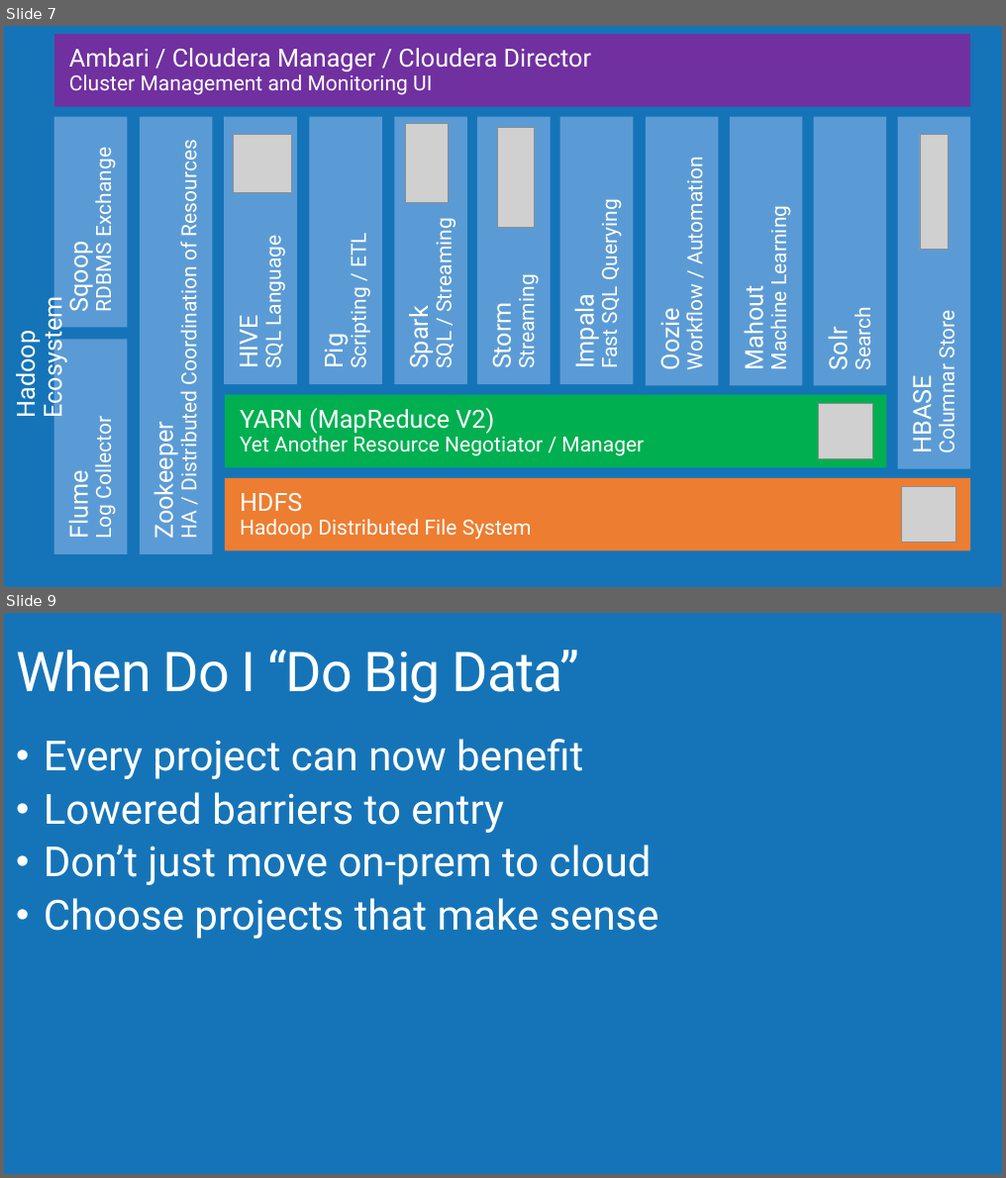
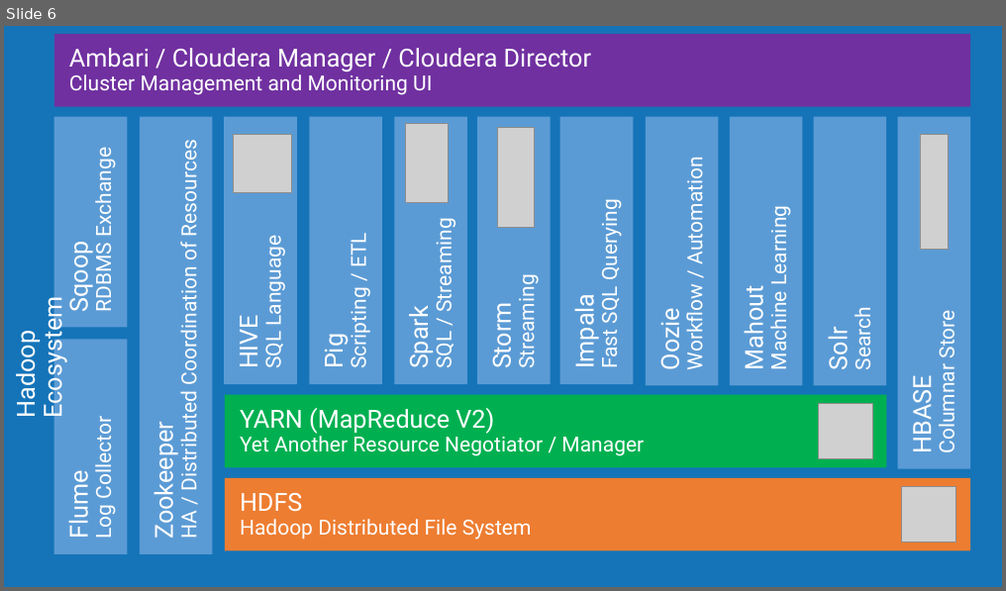
Before and after one commit to AzureCAT-GSI/Big-Data, a slide deck: Architecting Big Data Solutions.pptx. Shown one above the other, each under a label of ours: slides 7 and 9 before the commit, slide 6 after it; the slides between them are not shown. The pictures are 1006x1178 and 1006x591 pixels, drawn with LibreOffice and Linux fonts; fonts in the diff are those of the drawing; grey boxes stand for pictures; background and template pictures are left out. Boxes give left, top, right and bottom in pixels: in the first picture for what was removed or moved away, otherwise in the second. Text is boxed around its words. In the diff, an @@ line names an element or a change of style, - is before the commit and + after.

```diff
--- a/Architecting Big Data Solutions.pptx
+++ b/Architecting Big Data Solutions.pptx
@@ slide 9 removed at [4, 613, 1002, 1174], background #1574B8 @@
@@ title removed at [16, 650, 580, 703] @@
-When Do I “Do Big Data”
@@ text removed at [44, 739, 659, 939] @@
-• Every project can now benefit
-• Lowered barriers to entry
-• Don’t just move on-prem to cloud
-• Choose projects that make sense
@@ what was slide 7 is now slide 6 @@
```
Also in this commit, not shown: 12 slides changed, 1 slide added, 3 other slides removed.
